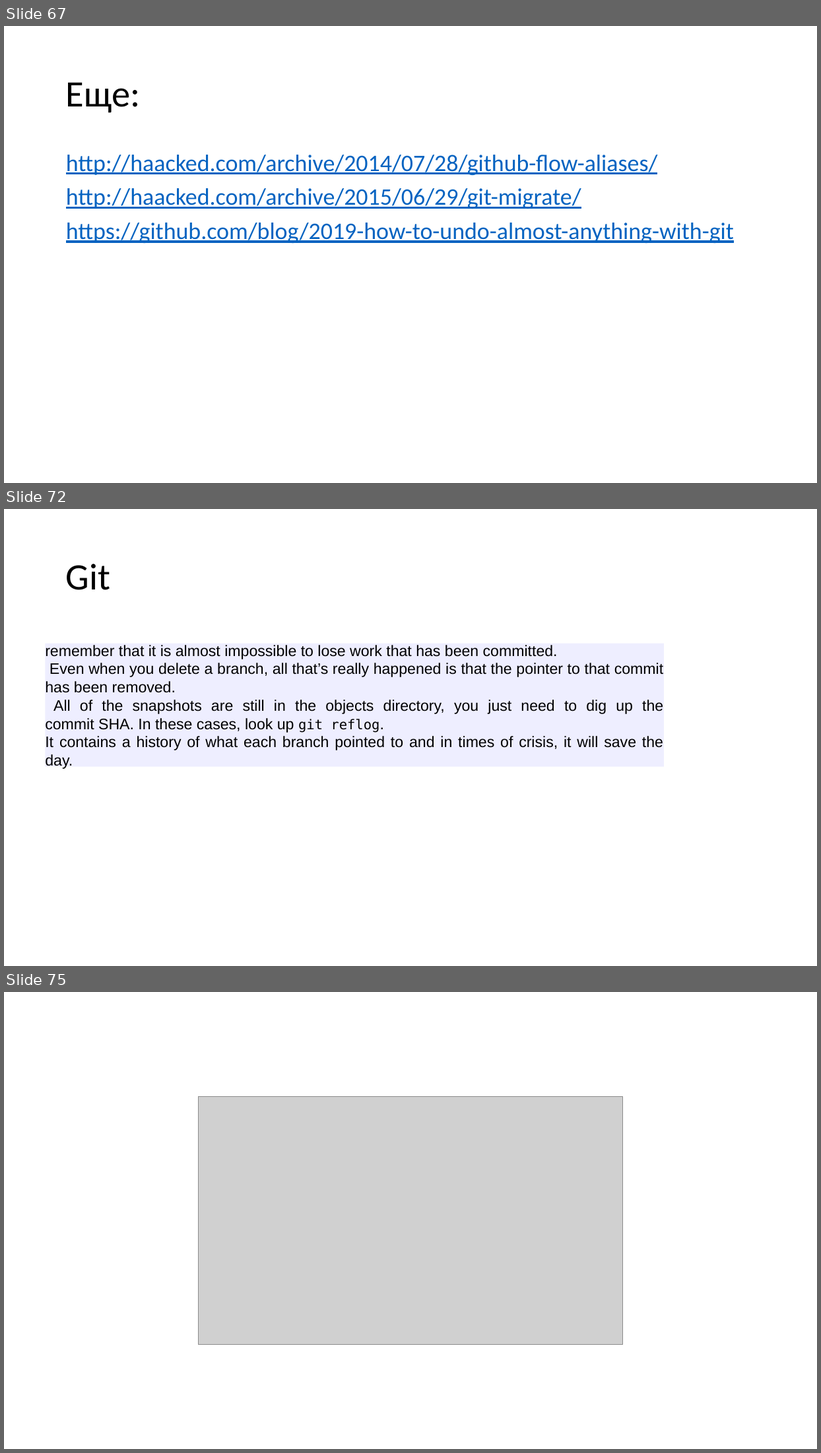
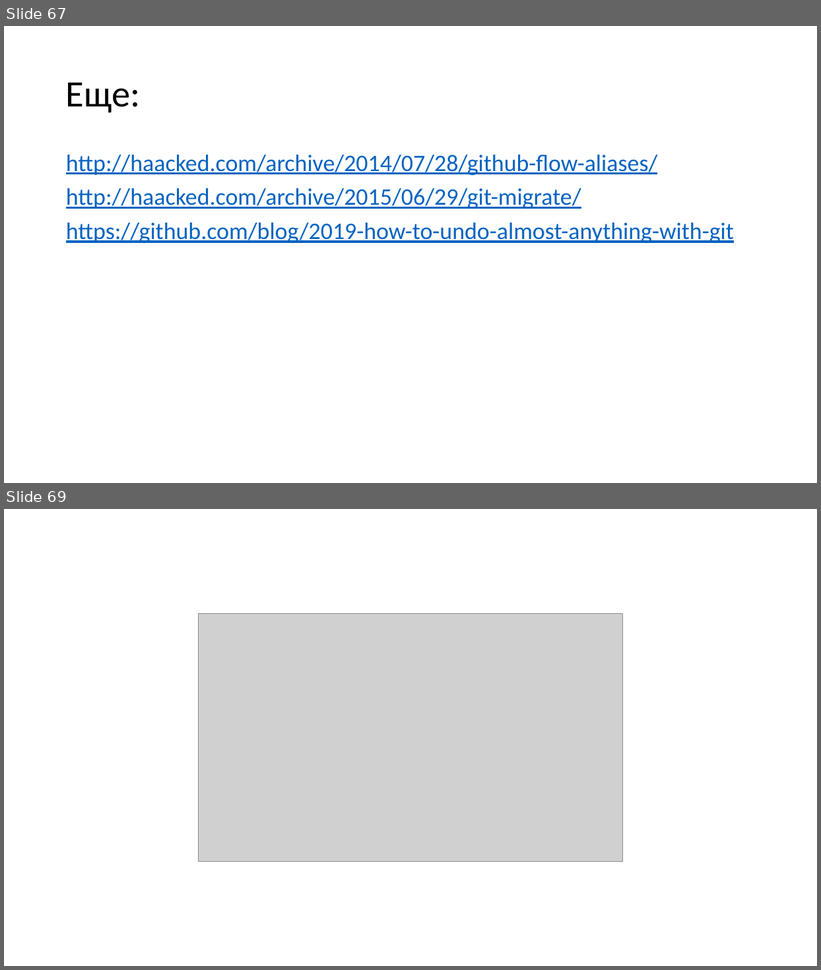
Before and after one commit to dzmitry-varabei/front-end-course, a slide deck: git-commit-code-review/Presentation1.pptx. Shown one above the other, each under a label of ours: slides 67, 72 and 75 before the commit, slides 67 and 69 after it; the slides between them are not shown. The pictures are 821x1453 and 821x970 pixels, drawn with LibreOffice and Linux fonts; fonts in the diff are those of the drawing; grey boxes stand for pictures. Boxes give left, top, right and bottom in pixels: in the first picture for what was removed or moved away, otherwise in the second. Text is boxed around its words. In the diff, an @@ line names an element or a change of style, - is before the commit and + after.

```diff
--- a/git-commit-code-review/Presentation1.pptx
+++ b/git-commit-code-review/Presentation1.pptx
@@ slide 72 removed at bbox=[4, 509, 817, 966], background #FFFFFF @@
@@ title removed at bbox=[66, 564, 110, 590] @@
-Git
@@ text removed at bbox=[45, 641, 664, 770] @@
-remember that it is almost impossible to lose work that has been committed.
-Even when you delete a branch, all that’s really happened is that the pointer to that commit has been removed.
-All of the snapshots are still in the objects directory, you just need to dig up the commit SHA. In these cases, look up git reflog.
-It contains a history of what each branch pointed to and in times of crisis, it will save the day.
@@ what was slide 75 is now slide 69 @@
```
Also in this commit, not shown: 17 slides changed, 7 other slides removed, 1 other file.
